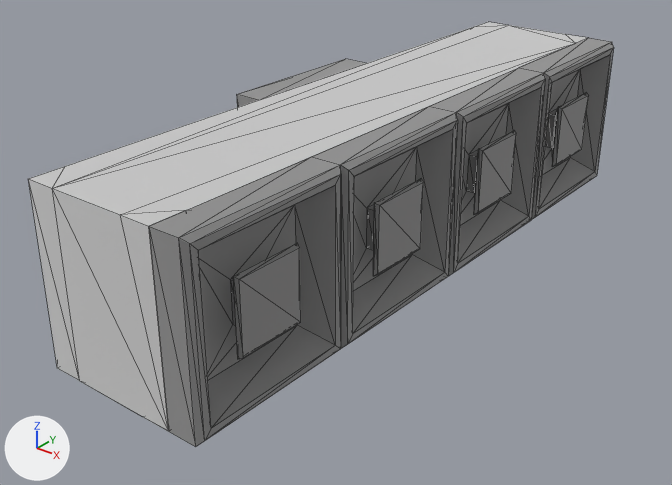
What one commit did to the glTF model modules/ARCHEAN_junction/components/ItemJunction/ItemJunction.gltf.
One viewpoint serves both versions: a camera (50 mm lens) standing at (0.792, -1.038, 0.512) and looking at (0.022, -0.075, -0.085). Arrows for +X, +Y and +Z are at lower left; the lights stay in place. The older version comes first. Mesh edges are drawn as thin lines. Where no turn or scale is listed for an object, it has been applied to the vertices. Vertices at exactly the same position are counted once.

Objects in the first picture: 'base'.
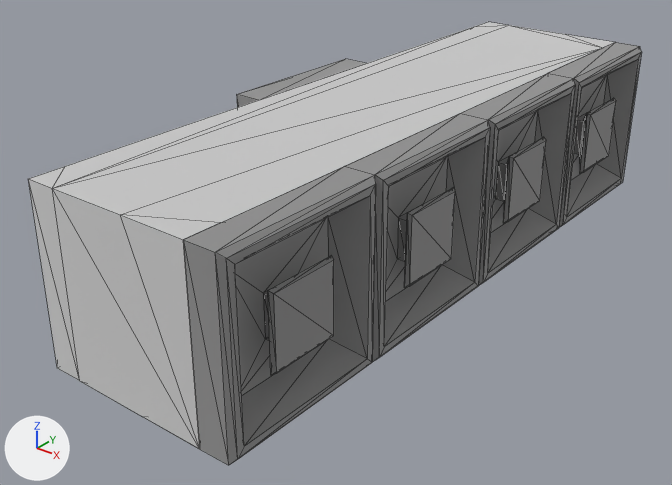
Changed parts and their boxes [x1, y1, x2, y2] in the pictures (672 x 485 px; the box of a moved part takes in the faces that stretch with it):
'base', reshaped
    before: [28, 22, 614, 447]
    after: [28, 22, 641, 466]
part 1 of me_cube_001, moved or reshaped
    before: [53, 27, 614, 447]
    after: [53, 27, 641, 466]

Diff of the bpy script that builds the scene:
```diff
--- a/modules/ARCHEAN_junction/components/ItemJunction/ItemJunction.gltf.py
+++ b/modules/ARCHEAN_junction/components/ItemJunction/ItemJunction.gltf.py
@@ me_cube_001 @@
 # used by ob_base; location = (0.0, 0.0, 0.0)
-me_cube_001.from_pydata(...)  # 194 vertices, 374 faces; spans x -0.126..0.175, y -0.5..0.5, z -0.125..0.125
+me_cube_001.from_pydata(...)  # 194 vertices, 374 faces; spans x -0.126..0.224, y -0.5..0.5, z -0.125..0.125
+# me_cube_001 part 1: all 142 vertices in x 0.125..0.175, y -0.5..0.5, z -0.125..0.125 are moved by (0.049, 0.0, 0.0)
 me_cube_001.materials.append(mat_color2)
```
